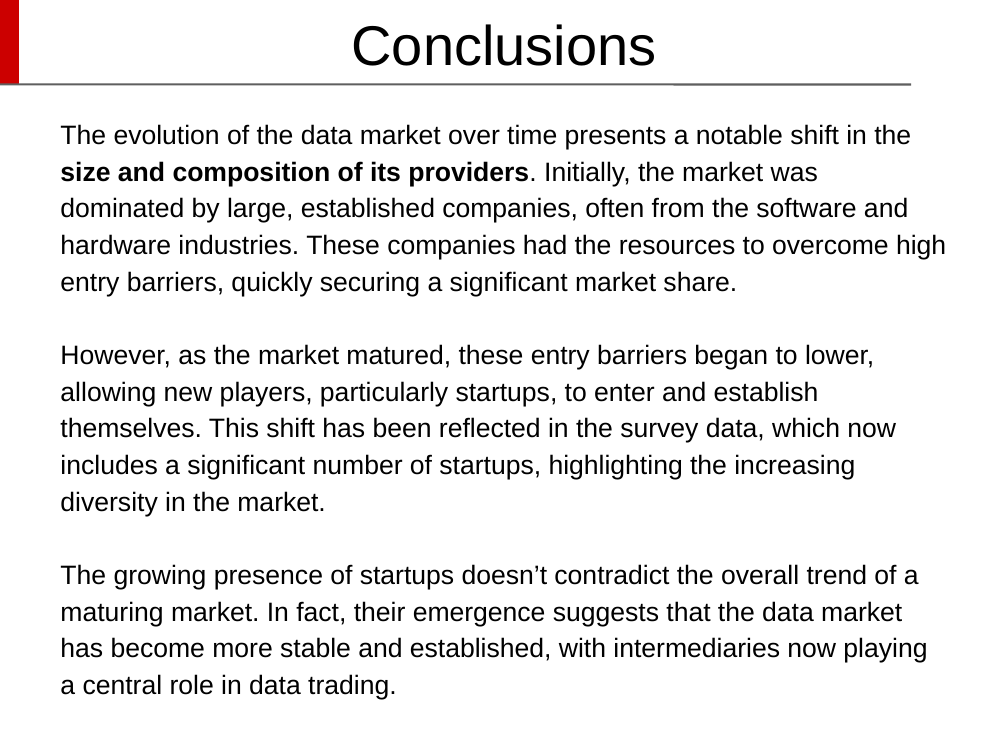
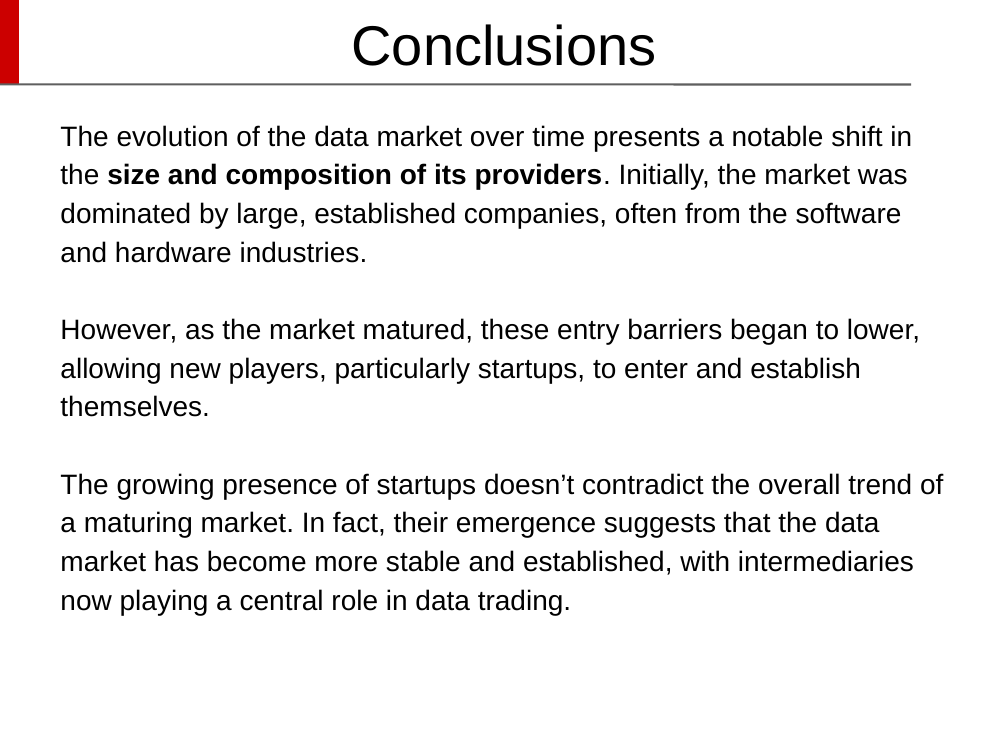
Before and after one commit to DavideDeRosa/cs_master, a slide deck: slide 44 of Complementi_basi_di_dati/Progetto/Davide De Rosa - Presentazione CBD.pptx (slide 52 before the commit). Drawn at 1008x756 pixels with LibreOffice and Linux fonts; fonts in the diff are those of the drawing; background and template pictures are left out. Boxes give left, top, right and bottom in pixels: in the first picture for what was removed or moved away, otherwise in the second. Text is boxed around its words. In the diff, an @@ line names an element or a change of style, - is before the commit and + after.

```diff
--- a/Complementi_basi_di_dati/Progetto/Davide De Rosa - Presentazione CBD.pptx
+++ b/Complementi_basi_di_dati/Progetto/Davide De Rosa - Presentazione CBD.pptx
@@ text at box(60, 125, 920, 417): text changed; size 19 to 20 pt @@
-The evolution of the data market over time presents a notable shift in the size and composition of its providers. Initially, the market was dominated by large, established companies, often from the software and hardware industries. These companies had the resources to overcome high entry barriers, quickly securing a significant market share.
-However, as the market matured, these entry barriers began to lower, allowing new players, particularly startups, to enter and establish themselves. This shift has been reflected in the survey data, which now includes a significant number of startups, highlighting the increasing diversity in the market.
+The evolution of the data market over time presents a notable shift in the size and composition of its providers. Initially, the market was dominated by large, established companies, often from the software and hardware industries.
+However, as the market matured, these entry barriers began to lower, allowing new players, particularly startups, to enter and establish themselves.
@@ text at box(60, 473, 943, 615): size 19 to 20 pt in "The growing presence of startups doesn’t contradict ..." @@
```
Also in this commit, not shown: 23 other slides changed, 8 slides removed, 1 other file.
